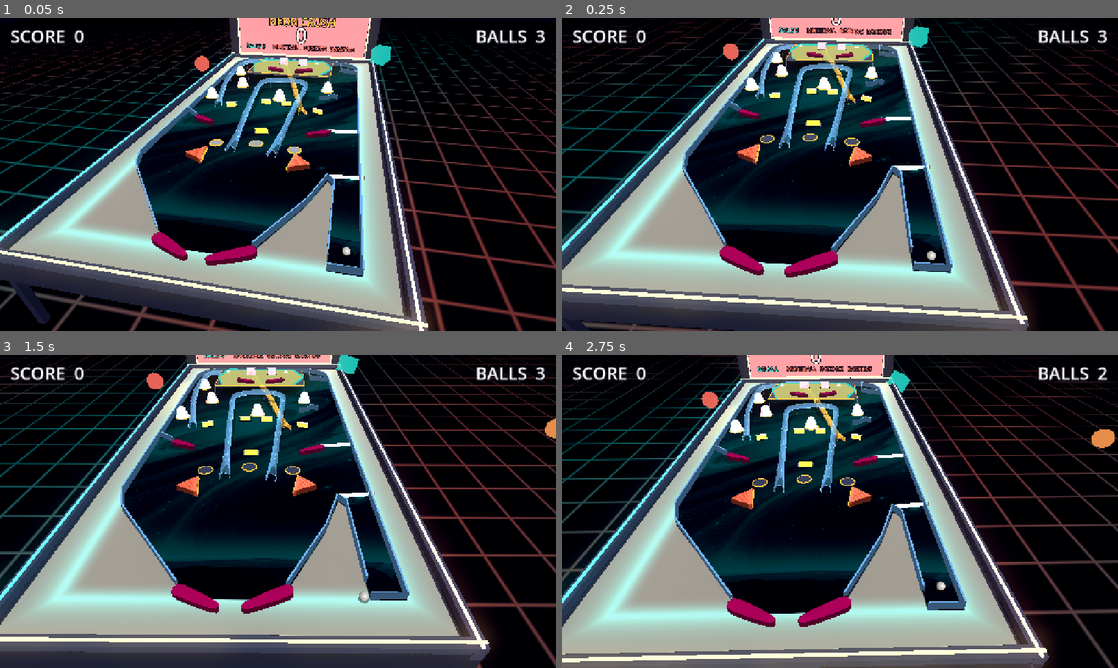
Above: before the commit, frames 1-4 (two rows, left to right).
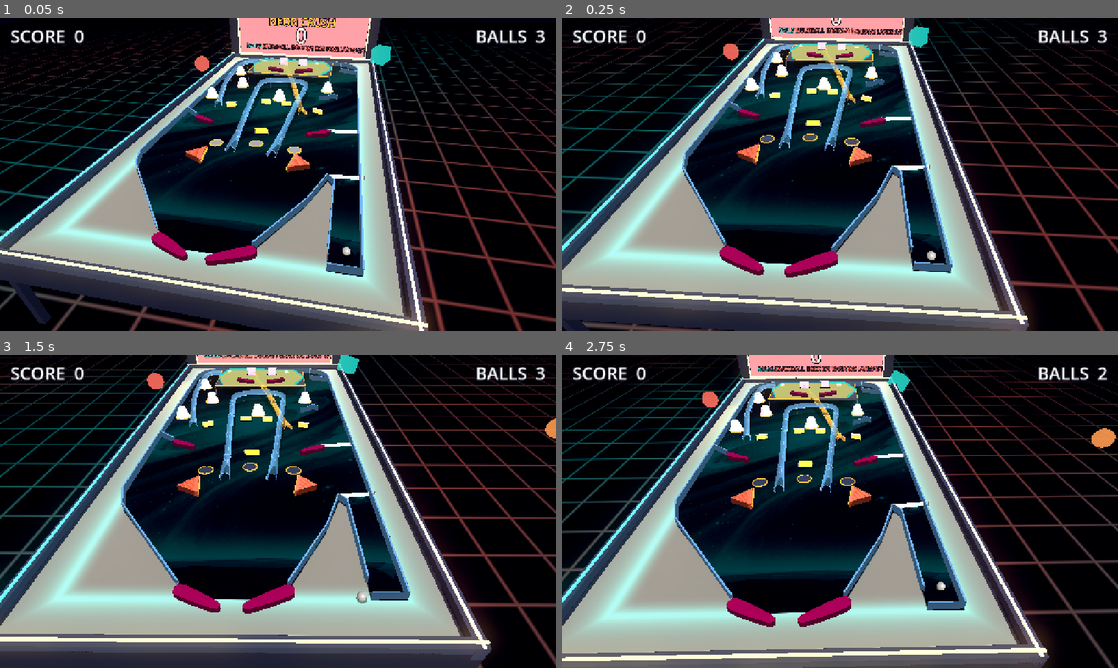
Above: after the commit, the same moments.

Repository: eddieedease/gdpb
Game: Godot game, scene res://scenes/crush_view.tscn
Same seed, same stepped clock (60 frames per second), same inputs: the game is played once before the commit and once after it. This scene is started directly instead of the project's main scene. Sound files missing from this copy of the repository are replaced by a short silence.
Inputs:
- Up to frame 1 (0.05 s): no input
- Up to frame 2 (0.25 s): no input
- Up to frame 3 (1.5 s): tap Enter (restart) at 0.5 s; hold E (nudge_right) 0.53-1.28 s; hold Space (launch) 0.53-1.28 s; hold Down (ui_down) from 1.28 s (still down); tap Space (launch) at 1.35 s
- Up to frame 4 (2.75 s): release Down (ui_down) at 2.03 s; hold E (nudge_right) from 2.03 s (still down); hold Space (launch) from 2.03 s (still down); tap Backspace at 2.1 s

The runs differ from the first frame. In frame 1, 0.2% of the frame differs, in the area x 47-66%, y 8-12%; in frame 2, 0.2%; in frame 3, 4.7%, in the area x 0-100%, y 0-100%; in frame 4, 4.4%.

Commit message:
Give walls real thickness, add a pause menu, and make multiball reachable
Walls were a zero-width chain of segments, which a fast ball could cross - a
soak test escaped once in ten fast launches. Each segment is now a thick convex
quad with overlapping joints, and the same soak escapes zero times in thirty.
The drawn line does not move; only the barrier gains body. This is the same
failure the deck cage had.

Also guarded the deck handover: riding the deck ramp downward is just as much a
full traversal, and the ball was being put on the deck's physics layer at the
bottom of the ramp, ignoring every wall until the next frame caught it.

New pause overlay on Esc with music and effects sliders, saved to user:// and
applied to two audio buses so they cover every sound including pools built at
startup. Music defaults to full, effects to 70%.

Multiball is much easier to light: the deck bank once, the lower bank twice and
the rollover lanes once - the lanes now count toward it too.

Co-Authored-By: Claude Sonnet 5 <noreply@anthropic.com>

Diff:
--- a/project.godot
+++ b/project.godot
@@ -22,6 +22,7 @@
 [autoload]
 
 GameManager="*res://scripts/game_manager.gd"
+Settings="*res://scripts/settings.gd"
 SoundManager="*res://scenes/sound_manager.tscn"
 HighScores="*res://scripts/high_scores.gd"
 
--- a/scripts/crush_view.gd
+++ b/scripts/crush_view.gd
@@ -178,9 +178,11 @@
 var _multiball_label: Label3D
 var _multiball_lit := false
 var _multiball_tween: Tween
+var _pause_menu: CanvasLayer
 ## Mirrors table_game's multiball requirements, purely for the legend text.
-const MULTIBALL_DECK_TARGET := 2
-const MULTIBALL_MAIN_TARGET := 3
+const MULTIBALL_DECK_TARGET := 1
+const MULTIBALL_MAIN_TARGET := 2
+const MULTIBALL_LIGHT_TARGET := 1
 var _targets: Array = []      # drop-target blocks; see _build_target_visuals
 var _lights: Array = []       # rollover discs; see _build_rollover_visuals
 var _spinners: Array = []   # spinner blades; see _build_spinner_visuals
@@ -299,6 +301,9 @@
 	GameManager.bank_completed.connect(_on_bank_completed)
 	Input.mouse_mode = Input.MOUSE_MODE_HIDDEN
 	SoundManager.play_game_music()
+
+	_pause_menu = preload("res://scripts/pause_menu.gd").new()
+	add_child(_pause_menu)
 
 
 ## Confetti when a whole group is cleared: a one-shot burst of little coloured
@@ -883,6 +888,13 @@
 func _on_deck_channel_released(body: Node, rode_through: bool) -> void:
 	if not rode_through or not is_instance_valid(body):
 		return
+	# ...and it has to actually have ARRIVED on the deck. The same channel
+	# ridden the other way (top to bottom) is just as much a full traversal,
+	# and that one ends on the playfield - handing the ball to the deck's
+	# physics layer down there would leave it ignoring every wall until the
+	# next frame noticed and put it back.
+	if not _deck_rect.has_point(body.global_position):
+		return
 	body.collision_layer = DECK_BIT
 	body.collision_mask = DECK_BIT
 	body.z_index = 20
@@ -1056,7 +1068,7 @@
 	GameManager.multiball_changed.connect(_on_multiball_changed)
 	_on_score_changed(GameManager.score)
 	_on_balls_changed(GameManager.balls_left)
-	_on_multiball_progress(0, 0)
+	_on_multiball_progress(0, 0, 0)
 
 
 func _backbox_label(text: String, size: int, col: Color, pos: Vector3) -> Label3D:
@@ -1090,14 +1102,22 @@
 		_balls_label.text = "BALLS %d" % maxi(value, 0)
 
 
-## Legend on the backbox. While multiball is off it counts the two banks toward
-## lighting it; while it runs it just says so, pulsing, and stops counting.
-func _on_multiball_progress(deck_clears: int, main_clears: int) -> void:
+## Legend on the backbox. While multiball is off it counts the three groups
+## toward lighting it; while it runs it just says so, pulsing, and stops
+## counting. A group that is already done shows a tick instead of a fraction, so
+## what is still outstanding reads at a glance.
+func _on_multiball_progress(deck_clears: int, main_clears: int, light_clears: int) -> void:
 	if not is_instance_valid(_multiball_label) or _multiball_lit:
 		return
 	_multiball_label.modulate = accent_warm
-	_multiball_label.text = "MULTIBALL   DECK %d/%d   BANK %d/%d" % [
-			deck_clears, MULTIBALL_DECK_TARGET, main_clears, MULTIBALL_MAIN_TARGET]
+	_multiball_label.text = "MULTIBALL  %s %s %s" % [
+			_leg("DECK", deck_clears, MULTIBALL_DECK_TARGET),
+			_leg("BANK", main_clears, MULTIBALL_MAIN_TARGET),
+			_leg("LANES", light_clears, MULTIBALL_LIGHT_TARGET)]
+
+
+func _leg(name_: String, got: int, needed: int) -> String:
+	return "%s OK" % name_ if got >= needed else "%s %d/%d" % [name_, got, needed]
 
 
 func _on_multiball_changed(active: bool) -> void:
@@ -1113,7 +1133,7 @@
 		_multiball_tween.tween_property(_multiball_label, "modulate", accent_warm, 0.35)
 		_multiball_tween.tween_property(_multiball_label, "modulate", accent_bright, 0.35)
 	else:
-		_on_multiball_progress(0, 0)
+		_on_multiball_progress(0, 0, 0)
 
 
 ## 1234500 -> "1,234,500" - a bare digit run is unreadable at a glance.
@@ -2071,6 +2091,12 @@
 
 
 func _unhandled_input(event: InputEvent) -> void:
-	# Forward input into the SubViewport so the table's own handlers
-	# (Esc to menu, Enter to restart) keep working.
+	# Esc / Start opens the pause overlay instead of dropping straight out to
+	# the menu, and is deliberately NOT forwarded into the table below.
+	if event.is_action_pressed("ui_cancel") and is_instance_valid(_pause_menu):
+		get_viewport().set_input_as_handled()
+		_pause_menu.toggle()
+		return
+	# Everything else goes into the SubViewport so the table's own handlers
+	# (flippers, launch, restart) keep working.
 	_vp.push_input(event)
--- a/scripts/game_manager.gd
+++ b/scripts/game_manager.gd
@@ -12,7 +12,7 @@
 signal bank_completed(at: Vector2)
 ## Progress toward multiball changed, or multiball started/ended. The backbox
 ## legend reads these to show how close the player is.
-signal multiball_progress(deck_clears: int, main_clears: int)
+signal multiball_progress(deck_clears: int, main_clears: int, light_clears: int)
 signal multiball_changed(active: bool)
 
 const NO_POS := Vector2(-99999, -99999)
--- /dev/null
+++ b/scripts/pause_menu.gd
@@ -0,0 +1,181 @@
+extends CanvasLayer
+## In-game pause overlay: audio sliders and a way out. Opened with Esc / Start
+## while the table is running.
+##
+## Runs with process_mode ALWAYS so it keeps working while the tree is paused,
+## and every control is reachable with the keyboard and a controller (the
+## sliders respond to left/right once focused).
+
+const MenuTheme := preload("res://scripts/menu_theme.gd")
+
+var _panel: PanelContainer
+var _music_slider: HSlider
+var _sfx_slider: HSlider
+var _resume_btn: Button
+var _open := false
+var _percent_labels := {}
+
+
+func _ready() -> void:
+	layer = 20
+	process_mode = Node.PROCESS_MODE_ALWAYS
+	MenuTheme.add_joypad_ui_nav()
+	_build()
+	visible = false
+
+
+func _build() -> void:
+	var dim := ColorRect.new()
+	dim.color = Color(0.02, 0.03, 0.07, 0.72)
+	dim.set_anchors_preset(Control.PRESET_FULL_RECT)
+	dim.mouse_filter = Control.MOUSE_FILTER_STOP
+	add_child(dim)
+
+	var centre := CenterContainer.new()
+	centre.set_anchors_preset(Control.PRESET_FULL_RECT)
+	add_child(centre)
+
+	_panel = PanelContainer.new()
+	var style := StyleBoxFlat.new()
+	style.bg_color = Color(MenuTheme.C_DEEP.r, MenuTheme.C_DEEP.g, MenuTheme.C_DEEP.b, 0.96)
+	style.set_corner_radius_all(22)
+	style.set_border_width_all(3)
+	style.border_color = MenuTheme.C_TURQ
+	style.content_margin_left = 54
+	style.content_margin_right = 54
+	style.content_margin_top = 34
+	style.content_margin_bottom = 34
+	_panel.add_theme_stylebox_override("panel", style)
+	centre.add_child(_panel)
+
+	var box := VBoxContainer.new()
+	box.add_theme_constant_override("separation", 14)
+	_panel.add_child(box)
+
+	box.add_child(MenuTheme.heading("PAUSED", 62))
+
+	var rule := ColorRect.new()
+	rule.color = MenuTheme.C_TURQ
+	rule.custom_minimum_size = Vector2(430, 4)
+	box.add_child(rule)
+
+	_music_slider = _add_slider(box, "MUSIC", Settings.music_volume, _on_music_changed)
+	_sfx_slider = _add_slider(box, "SOUND EFFECTS", Settings.sfx_volume, _on_sfx_changed)
+
+	var spacer := Control.new()
+	spacer.custom_minimum_size = Vector2(0, 10)
+	box.add_child(spacer)
+
+	var buttons := HBoxContainer.new()
+	buttons.alignment = BoxContainer.ALIGNMENT_CENTER
+	buttons.add_theme_constant_override("separation", 18)
+	box.add_child(buttons)
+	_resume_btn = _add_button(buttons, "RESUME", _on_resume)
+	_add_button(buttons, "MENU", _on_menu)
+
+	var hint := Label.new()
+	hint.text = "Left/Right adjusts a slider    Esc resumes"
+	hint.horizontal_alignment = HORIZONTAL_ALIGNMENT_CENTER
+	hint.add_theme_font_size_override("font_size", 18)
+	hint.add_theme_color_override("font_color", MenuTheme.C_CREAM)
+	hint.modulate = Color(1, 1, 1, 0.7)
+	box.add_child(hint)
+
+
+func _add_slider(box: VBoxContainer, label: String, value: float, handler: Callable) -> HSlider:
+	var row := VBoxContainer.new()
+	row.add_theme_constant_override("separation", 4)
+	box.add_child(row)
+
+	var head := HBoxContainer.new()
+	row.add_child(head)
+	var name_lbl := Label.new()
+	name_lbl.text = label
+	name_lbl.custom_minimum_size = Vector2(330, 0)
+	name_lbl.add_theme_font_size_override("font_size", 26)
+	name_lbl.add_theme_color_override("font_color", MenuTheme.C_CREAM)
+	head.add_child(name_lbl)
+	var pct := Label.new()
+	pct.text = "%d%%" % roundi(value * 100.0)
+	pct.horizontal_alignment = HORIZONTAL_ALIGNMENT_RIGHT
+	pct.custom_minimum_size = Vector2(110, 0)
+	pct.add_theme_font_size_override("font_size", 26)
+	pct.add_theme_color_override("font_color", MenuTheme.C_SUN)
+	head.add_child(pct)
+
+	var slider := HSlider.new()
+	slider.min_value = 0.0
+	slider.max_value = 1.0
+	slider.step = 0.05
+	slider.value = value
+	slider.custom_minimum_size = Vector2(440, 30)
+	slider.value_changed.connect(handler)
+	row.add_child(slider)
+	# Held by reference rather than looked up by node path: the containers are
+	# built in code and get auto-generated names, so a path lookup misses.
+	_percent_labels[slider] = pct
+	return slider
+
+
+func _add_button(row: HBoxContainer, text: String, handler: Callable) -> Button:
+	var btn := Button.new()
+	btn.text = text
+	btn.custom_minimum_size = Vector2(210, 56)
+	btn.add_theme_font_size_override("font_size", 24)
+	MenuTheme.style_button(btn)
+	btn.pressed.connect(handler)
+	row.add_child(btn)
+	return btn
+
+
+func _on_music_changed(v: float) -> void:
+	Settings.set_music_volume(v)
+	_refresh_percents()
+
+
+func _on_sfx_changed(v: float) -> void:
+	Settings.set_sfx_volume(v)
+	_refresh_percents()
+
+
+func _refresh_percents() -> void:
+	for pair in [[_music_slider, Settings.music_volume], [_sfx_slider, Settings.sfx_volume]]:
+		var lbl: Label = _percent_labels.get(pair[0])
+		if lbl:
+			lbl.text = "%d%%" % roundi(float(pair[1]) * 100.0)
+
+
+func toggle() -> void:
+	if _open:
+		_on_resume()
+	else:
+		open()
+
+
+func open() -> void:
+	_open = true
+	visible = true
+	_music_slider.value = Settings.music_volume
+	_sfx_slider.value = Settings.sfx_volume
+	_refresh_percents()
+	get_tree().paused = true
+	_resume_btn.grab_focus()
+
+
+func _on_resume() -> void:
+	_open = false
+	visible = false
+	get_tree().paused = false
+
+
+func _on_menu() -> void:
+	get_tree().paused = false
+	get_tree().change_scene_to_file("res://scenes/table_select.tscn")
+
+
+func _unhandled_input(event: InputEvent) -> void:
+	if not _open:
+		return
+	if event.is_action_pressed("ui_cancel"):
+		get_viewport().set_input_as_handled()
+		_on_resume()
--- /dev/null
+++ b/scripts/settings.gd
@@ -0,0 +1,84 @@
+extends Node
+## Player settings, autoloaded as Settings. Currently just the two audio levels,
+## persisted to user:// so they survive a restart.
+##
+## Volume is applied to two audio BUSES rather than to individual players, so a
+## slider affects everything on that bus - including sounds started later - and
+## SoundManager doesn't have to know anything about it.
+
+const SAVE_PATH := "user://settings.cfg"
+
+## Defaults: music at full, effects held back so they sit under it rather than
+## fighting it.
+const DEFAULT_MUSIC := 1.0
+const DEFAULT_SFX := 0.7
+
+## Bus names created at startup if they don't already exist in the project.
+const MUSIC_BUS := "Music"
+const SFX_BUS := "SFX"
+
+signal changed
+
+var music_volume := DEFAULT_MUSIC
+var sfx_volume := DEFAULT_SFX
+
+
+func _ready() -> void:
+	_ensure_buses()
+	load_settings()
+	_apply()
+
+
+## Make sure both buses exist and route to Master, so this works on a project
+## with no audio bus layout saved.
+func _ensure_buses() -> void:
+	for bus_name in [MUSIC_BUS, SFX_BUS]:
+		if AudioServer.get_bus_index(bus_name) != -1:
+			continue
+		var idx := AudioServer.bus_count
+		AudioServer.add_bus(idx)
+		AudioServer.set_bus_name(idx, bus_name)
+		AudioServer.set_bus_send(idx, "Master")
+
+
+func set_music_volume(v: float) -> void:
+	music_volume = clampf(v, 0.0, 1.0)
+	_apply()
+	save_settings()
+
+
+func set_sfx_volume(v: float) -> void:
+	sfx_volume = clampf(v, 0.0, 1.0)
+	_apply()
+	save_settings()
+
+
+func _apply() -> void:
+	_set_bus(MUSIC_BUS, music_volume)
+	_set_bus(SFX_BUS, sfx_volume)
+	changed.emit()
+
+
+## A linear 0..1 slider mapped to decibels. linear_to_db(0) is -inf, which Godot
+## handles, but muting the bus outright is cleaner and avoids denormal volumes.
+func _set_bus(bus_name: String, linear: float) -> void:
+	var idx := AudioServer.get_bus_index(bus_name)
+	if idx == -1:
+		return
+	AudioServer.set_bus_mute(idx, linear <= 0.001)
+	AudioServer.set_bus_volume_db(idx, linear_to_db(maxf(linear, 0.001)))
+
+
+func load_settings() -> void:
+	var cfg := ConfigFile.new()
+	if cfg.load(SAVE_PATH) != OK:
+		return   # no save yet - keep the defaults
+	music_volume = clampf(float(cfg.get_value("audio", "music", DEFAULT_MUSIC)), 0.0, 1.0)
+	sfx_volume = clampf(float(cfg.get_value("audio", "sfx", DEFAULT_SFX)), 0.0, 1.0)
+
+
+func save_settings() -> void:
+	var cfg := ConfigFile.new()
+	cfg.set_value("audio", "music", music_volume)
+	cfg.set_value("audio", "sfx", sfx_volume)
+	cfg.save(SAVE_PATH)
--- a/scripts/sound_manager.gd
+++ b/scripts/sound_manager.gd
@@ -49,7 +49,9 @@
 		for i in POOL_SIZE:
 			var p := AudioStreamPlayer.new()
 			p.stream = SFX[name]
-			p.bus = "Master"
+			# Routed through the SFX bus so the settings slider governs every
+			# effect at once, including pools created here at startup.
+			p.bus = Settings.SFX_BUS
 			add_child(p)
 			pool.append(p)
 		_pools[name] = pool
@@ -57,6 +59,7 @@
 
 	GameManager.game_over.connect(func(): play("game_over"))
 
+	_music.bus = Settings.MUSIC_BUS
 	_music.finished.connect(_advance_music)
 	play_menu_music()
 
--- a/scripts/table_game.gd
+++ b/scripts/table_game.gd
@@ -43,12 +43,14 @@
 var _light_bank := Bank.new()
 var _launch_charge := 0.0
 
-## Multiball is lit by clearing the DECK bank twice and the LOWER bank three
-## times. Progress only accumulates while multiball is INACTIVE - clears made
-## during multiball count for nothing - and both counters go back to zero when
-## it ends, so each multiball has to be earned from scratch.
-@export var multiball_deck_clears := 2
-@export var multiball_main_clears := 3
+## Multiball is lit by clearing all three groups: the deck bank, the lower bank
+## and the rollover set, each the number of times below. Progress only
+## accumulates while multiball is INACTIVE - clears made during multiball count
+## for nothing - and every counter goes back to zero when it ends, so each
+## multiball has to be earned from scratch.
+@export var multiball_deck_clears := 1
+@export var multiball_main_clears := 2
+@export var multiball_light_clears := 1
 ## How many extra balls multiball puts into play.
 @export var multiball_extra_balls := 2
 ## Where the extra balls are fed in from.
@@ -56,6 +58,7 @@
 
 var _deck_clears := 0
 var _main_clears := 0
+var _light_clears := 0
 var _multiball := false
 
 
@@ -228,10 +231,14 @@
 		_deck_clears += 1
 	elif bank == _main_bank:
 		_main_clears += 1
+	elif bank == _light_bank:
+		_light_clears += 1
 	else:
-		return   # the rollover set doesn't feed multiball
-	GameManager.multiball_progress.emit(_deck_clears, _main_clears)
-	if _deck_clears >= multiball_deck_clears and _main_clears >= multiball_main_clears:
+		return
+	GameManager.multiball_progress.emit(_deck_clears, _main_clears, _light_clears)
+	if _deck_clears >= multiball_deck_clears \
+			and _main_clears >= multiball_main_clears \
+			and _light_clears >= multiball_light_clears:
 		_start_multiball()
 
 
@@ -243,7 +250,8 @@
 	# and this also stops a clear landing mid-multiball from re-triggering.
 	_deck_clears = 0
 	_main_clears = 0
-	GameManager.multiball_progress.emit(0, 0)
+	_light_clears = 0
+	GameManager.multiball_progress.emit(0, 0, 0)
 	GameManager.multiball_changed.emit(true)
 	SoundManager.play("launch", 1.15)
 	GameManager.impact.emit(14.0)
@@ -266,7 +274,8 @@
 	_multiball = false
 	_deck_clears = 0
 	_main_clears = 0
-	GameManager.multiball_progress.emit(0, 0)
+	_light_clears = 0
+	GameManager.multiball_progress.emit(0, 0, 0)
 	GameManager.multiball_changed.emit(false)
 
 
--- a/scripts/wall.gd
+++ b/scripts/wall.gd
@@ -9,6 +9,10 @@
 
 @export var wall_bounce := 0.25
 @export var wall_friction := 0.1
+## Collision thickness in pixels. The wall's drawn line stays where it is; this
+## only gives the barrier some body so a fast ball cannot cross it. Small enough
+## (half a ball radius) that the play surface does not visibly move.
+@export var thickness := 14.0
 
 
 func _ready() -> void:
@@ -21,15 +25,25 @@
 	mat.friction = wall_friction
 	mat.bounce = wall_bounce
 	body.physics_material_override = mat
-	# ConcavePolygonShape2D with explicit segment pairs stays an OPEN polyline.
-	# (CollisionPolygon2D would close the loop with an extra invisible segment.)
-	var segs := PackedVector2Array()
+	# One THICK convex quad per segment, rather than a zero-width polyline.
+	# A ConcavePolygonShape2D of segments is a hairline barrier: a ball driven
+	# hard into it, or squeezed against it by a flipper, can end up on the far
+	# side and out of play. Real thickness is what stops that - the same fix the
+	# deck cage needed. Each quad overhangs its ends so neighbours overlap at
+	# the joints and leave no gap to slip through, and the quads stay convex,
+	# which the physics engine handles far more robustly than a concave chain.
+	var half := thickness * 0.5
 	for i in points.size() - 1:
-		segs.append(points[i])
-		segs.append(points[i + 1])
-	var shape := ConcavePolygonShape2D.new()
-	shape.segments = segs
-	var col := CollisionShape2D.new()
-	col.shape = shape
-	body.add_child(col)
+		var a: Vector2 = points[i]
+		var b: Vector2 = points[i + 1]
+		var dir := (b - a)
+		if dir.length() < 0.001:
+			continue
+		dir = dir.normalized()
+		var nrm := Vector2(-dir.y, dir.x) * half
+		var ea := a - dir * half
+		var eb := b + dir * half
+		var cp := CollisionPolygon2D.new()
+		cp.polygon = PackedVector2Array([ea + nrm, eb + nrm, eb - nrm, ea - nrm])
+		body.add_child(cp)
 	add_child(body)
Not shown, added: scripts/pause_menu.gd.uid
Not shown, added: scripts/settings.gd.uid
